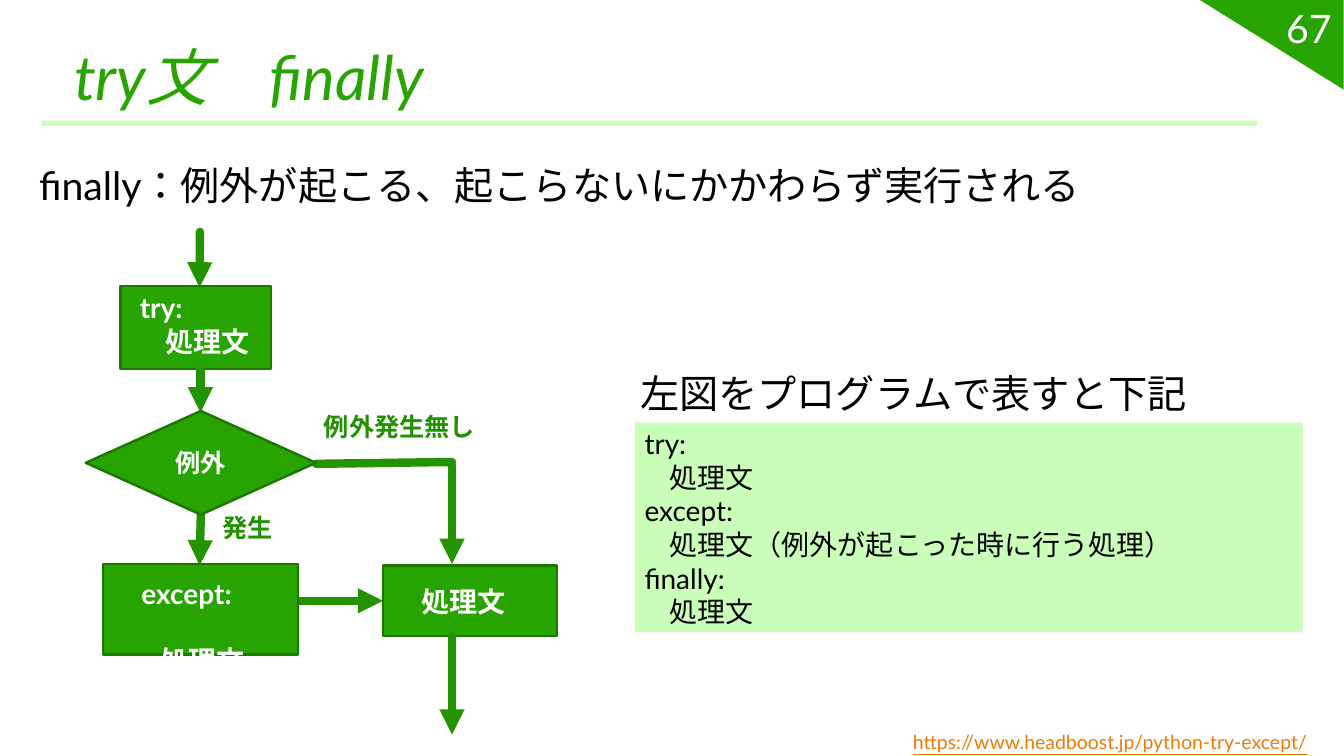
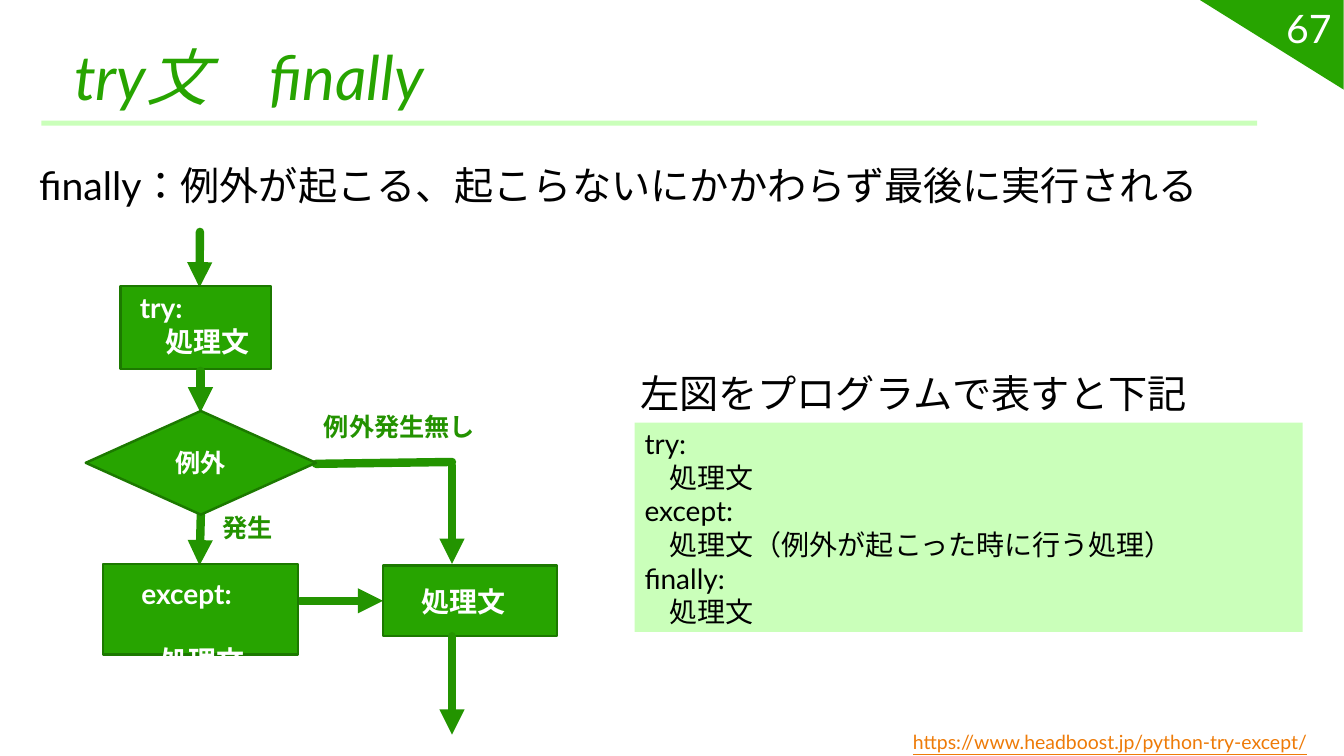
Before and after one commit to challenge-site-kamonohashi/learn_python, a slide deck: slide 67 of powerpoint/第4回 if for while try.pptx. Drawn at 1344x756 pixels with LibreOffice and Linux fonts; fonts in the diff are those of the drawing. Boxes give left, top, right and bottom in pixels: in the first picture for what was removed or moved away, otherwise in the second. Text is boxed around its words. In the diff, an @@ line names an element or a change of style, - is before the commit and + after.

```diff
--- a/powerpoint/第4回 if for while try.pptx
+++ b/powerpoint/第4回 if for while try.pptx
@@ text at (39, 167, 1197, 207): text changed @@
-finally：例外が起こる、起こらないにかかわらず実行される
+finally：例外が起こる、起こらないにかかわらず最後に実行される
```
Also in this commit, not shown: 4 other slides changed, 1 other file.
